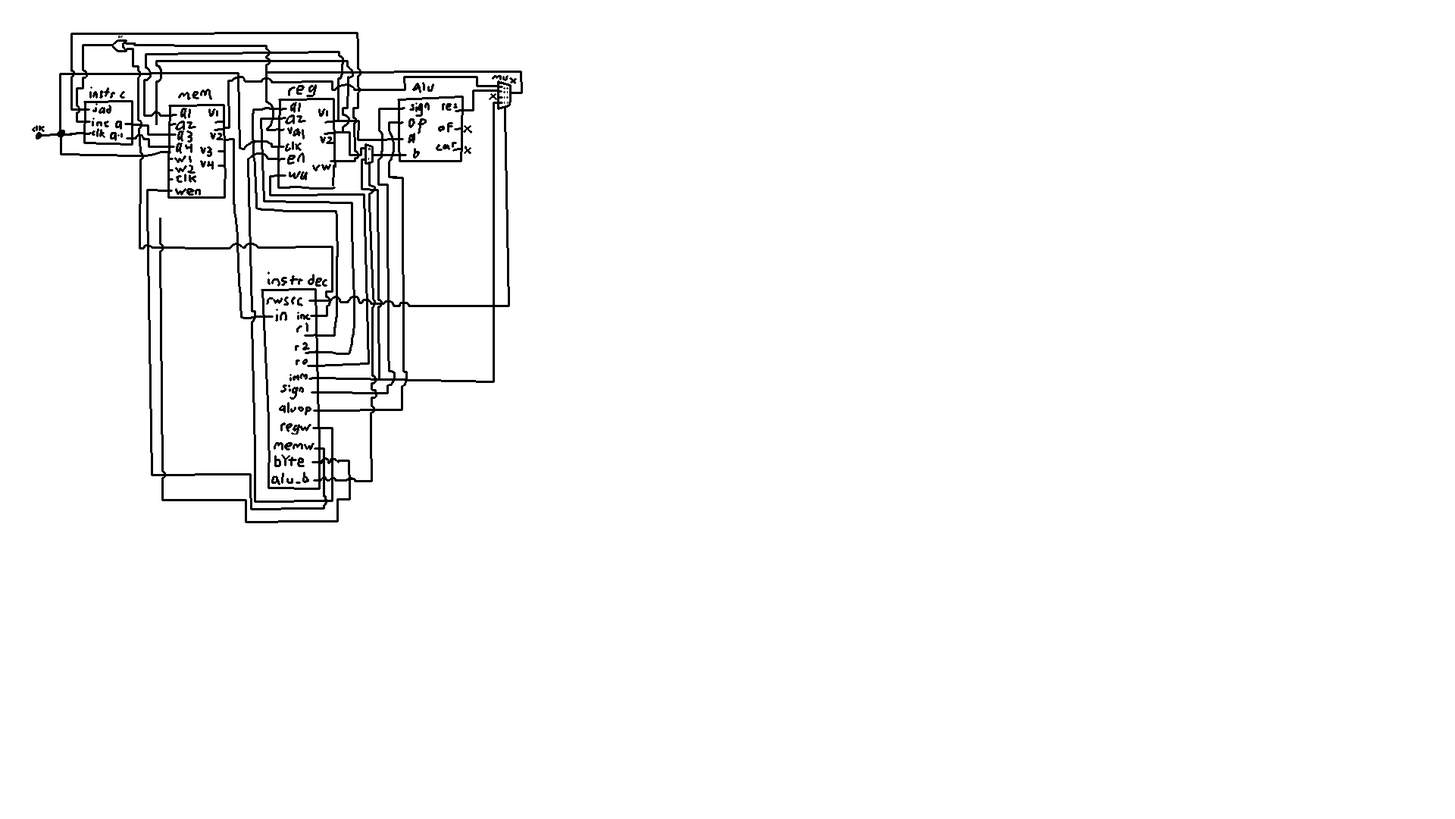
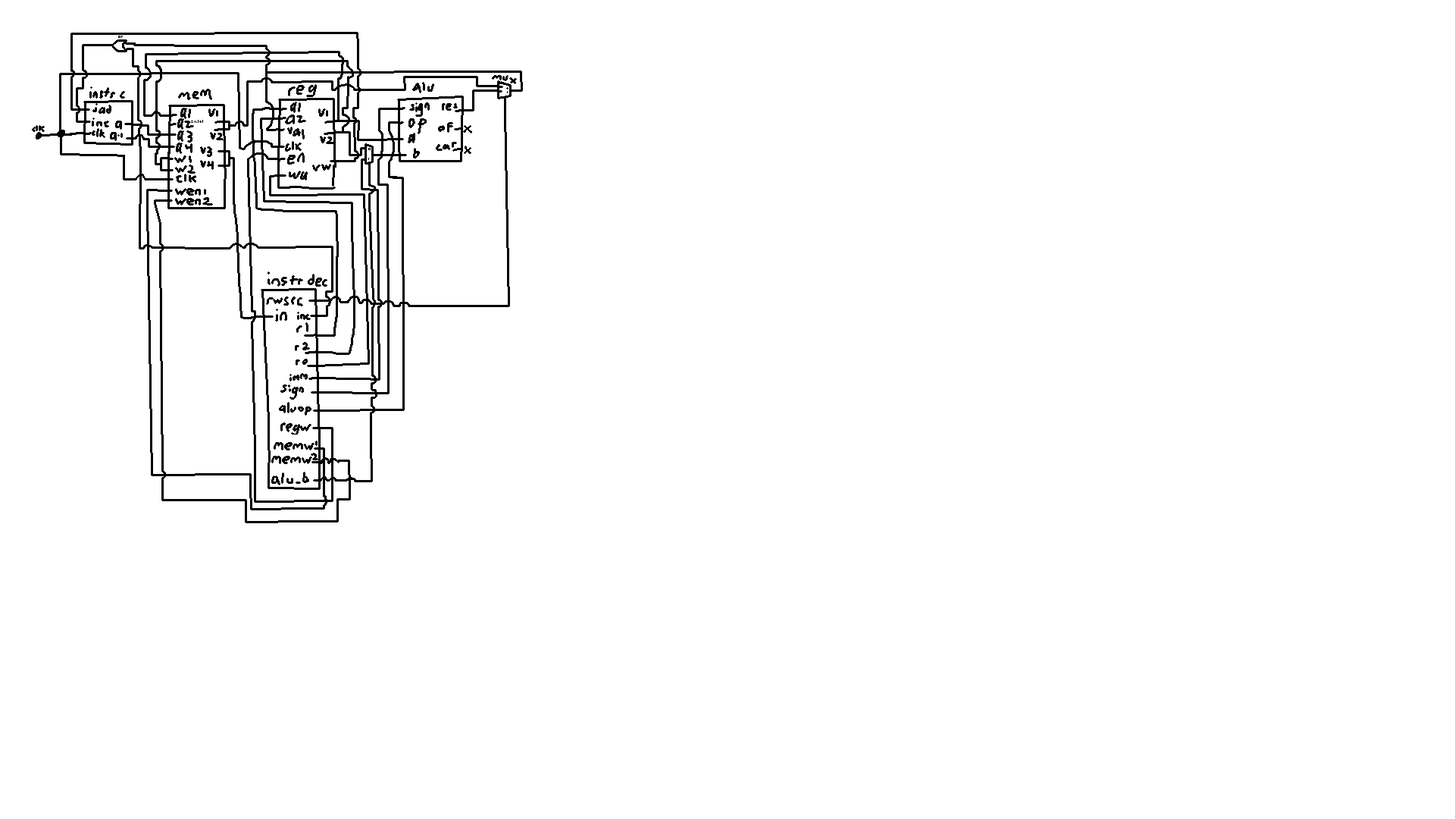
Before/after of a 1455×819 layered artwork. What changed in the layer stack:
painted on "2" over [122, 75, 524, 411]
painted on "Background" over [167, 118, 319, 467]
